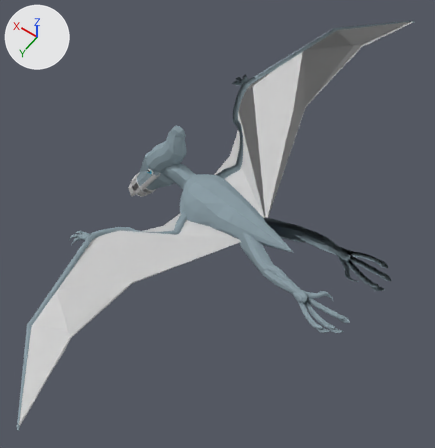
Renders of the Blender file models/blender/pterodactyl.blend from each side of a commit.
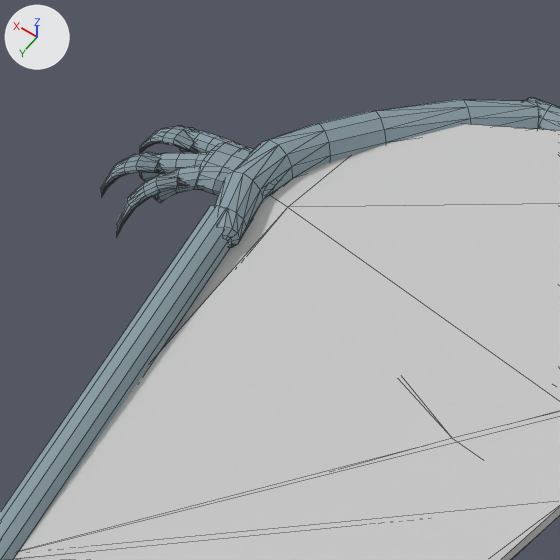
The first picture shows the older version from a camera (50 mm lens) standing at (-2.04, 2.93, 4.39) and looking at (-0.08, 0.18, 0.08). The close-ups show both versions on the part from 13% to 30% of the width and 48% to 65% of the height of that picture; other places that the commit changed are outside them. Arrows for +X, +Y and +Z are at upper left; the lights stay in place. The close-ups show mesh edges as thin lines.

Objects in the first close-up: 'wingLeft'.
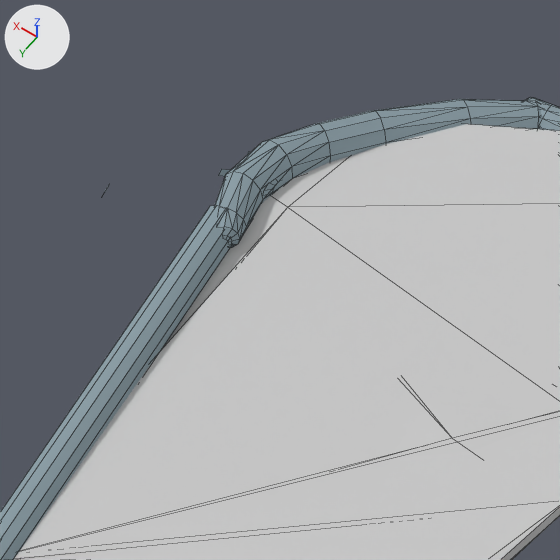
Location of each change, [x1, y1, x2, y2] in pixels of the close-ups (560 x 560 px):
part 1 of me_group1910756138_001, deleted
    before: [116, 173, 187, 238]
part 2 of me_group1910756138_001, deleted
    before: [139, 126, 198, 153]
part 3 of me_group1910756138_001, deleted
    before: [139, 152, 209, 181]
part 4 of me_group1910756138_001, deleted
    before: [179, 130, 248, 153]
part 5 of me_group1910756138_001, deleted
    before: [101, 142, 254, 203]

What the commit changed:
me_group1910756138_001 is used by ob_wingleft; parent ob_torso; location (0.155, -0.139, -0.0331); rotation (1.571, 0.0, 0.0), in degrees (90, 0, 0); scale (0.778, 0.778, 0.778).
me_group1910756138_001 had 1187 vertices, 1637 faces and spanned x -0.83..0.83, y -0.03..0.68, z -3.48..0.02.
me_group1910756138_001 now has 704 vertices, 998 faces and spans x -0.83..0.82, y -0.03..0.68, z -3.48..0.02.
me_group1910756138_001 part 1: the loose piece of 85 vertices spanning x 0.65..0.73, y 0.35..0.44, z -1.72..-1.61 is deleted.
me_group1910756138_001 part 2: the loose piece of 85 vertices spanning x 0.7..0.83, y 0.31..0.39, z -1.57..-1.52 is deleted.
me_group1910756138_001 part 3: the loose piece of 70 vertices spanning x 0.64..0.77, y 0.35..0.43, z -1.63..-1.55 is deleted.
me_group1910756138_001 part 4: the loose piece of 70 vertices spanning x 0.64..0.76, y 0.35..0.42, z -1.56..-1.51 is deleted.
me_group1910756138_001 part 5: 173 vertices removed from x 0.62..0.82, y 0.33..0.44, z -1.66..-1.51.
